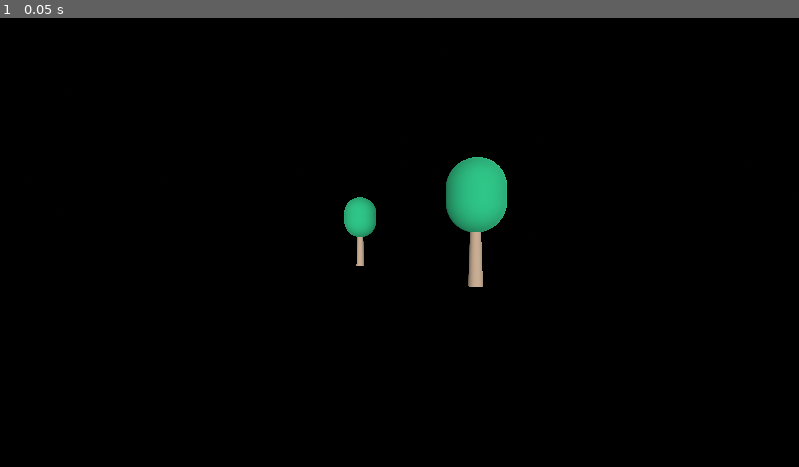
Above: before the commit, frame 1.
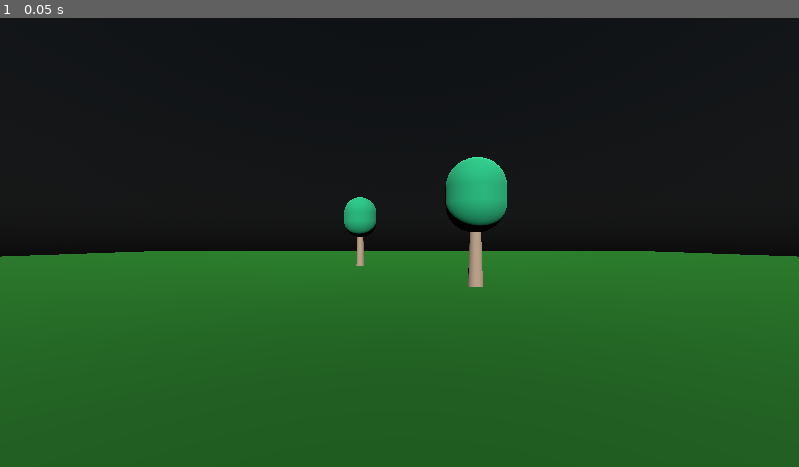
Above: after the commit, the same moment.

Repository: hpi-swa-lab/mp-2023-godot
Game: Godot game, scene res://scenes/root.tscn
Same seed, same stepped clock (60 frames per second), same inputs: the game is played once before the commit and once after it.
Inputs:
- Up to frame 1 (0.05 s): no input

The runs differ from the first frame. In frame 1, 49% of the frame differs, in the area x 0-100%, y 0-100%.

Commit message:
Move directional light

Diff:
--- a/scenes/root.tscn
+++ b/scenes/root.tscn
@@ -46,4 +46,4 @@
 environment = SubResource("Environment_fi6uc")
 
 [node name="DirectionalLight3D" type="DirectionalLight3D" parent="."]
-transform = Transform3D(1, 0, 0, 0, 1, 0, 0, 0, 1, 0, 40.2661, 0)
+transform = Transform3D(1, 0, 0, 0, 0.797868, 0.602832, 0, -0.602832, 0.797868, 0, 22.4567, -62.4577)
